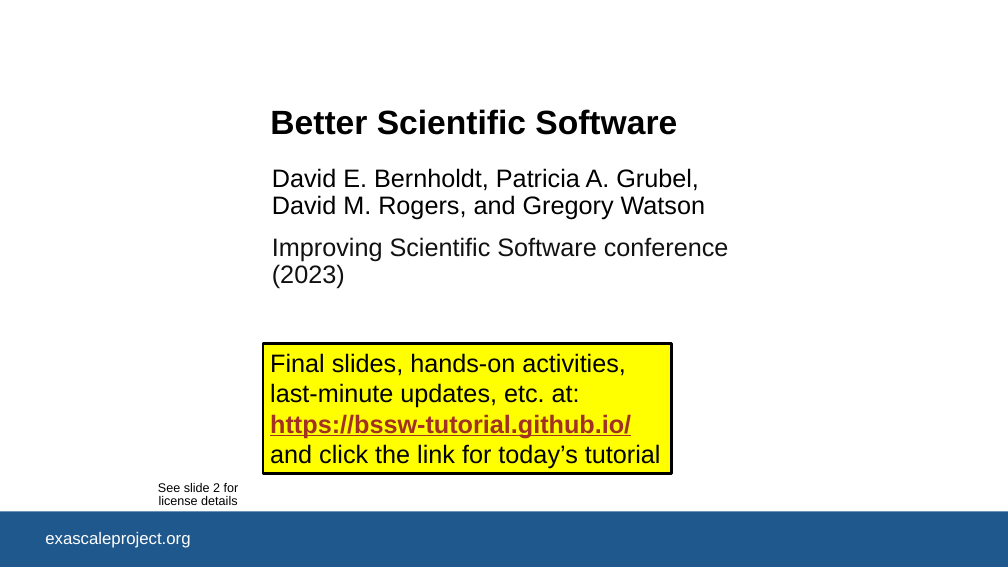
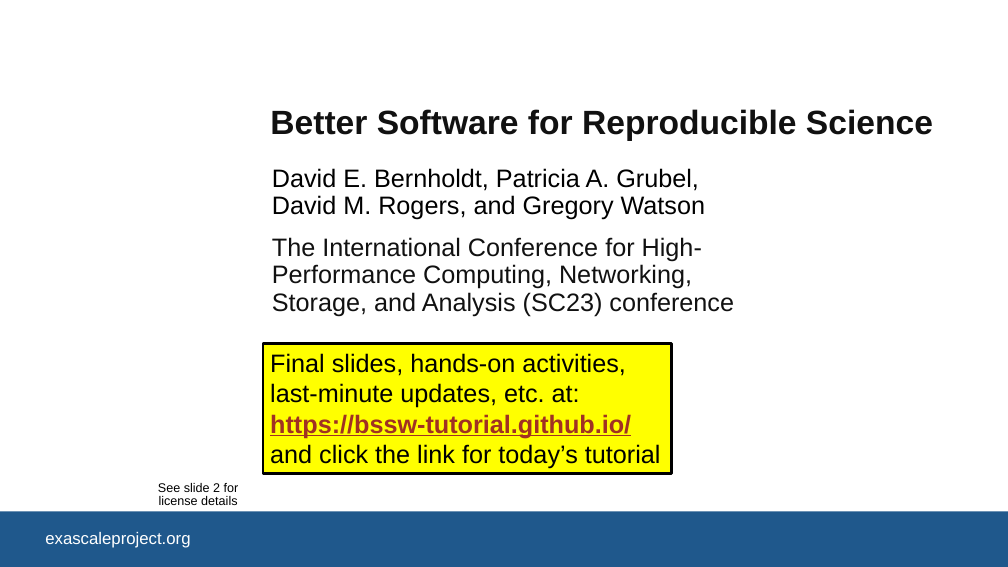
Before and after one commit to bssw-tutorial/presentations, a slide deck: slide 1 of intro.pptx. Drawn at 1008x567 pixels with LibreOffice and Linux fonts; fonts in the diff are those of the drawing; background and template pictures are left out. Boxes give left, top, right and bottom in pixels: in the first picture for what was removed or moved away, otherwise in the second. Text is boxed around its words. In the diff, an @@ line names an element or a change of style, - is before the commit and + after.

```diff
--- a/intro.pptx
+++ b/intro.pptx
@@ title at [270, 109, 933, 141]: text changed; text colour #000000 to #111111 @@
-Better Scientific Software
+Better Software for Reproducible Science
@@ subtitle at [272, 237, 734, 316]: text changed @@
-Improving Scientific Software conference (2023)
+The International Conference for High-Performance Computing, Networking, Storage, and Analysis (SC23) conference
```
Also in this commit, not shown: 3 other slides changed, 1 slide added, 1 other file.
